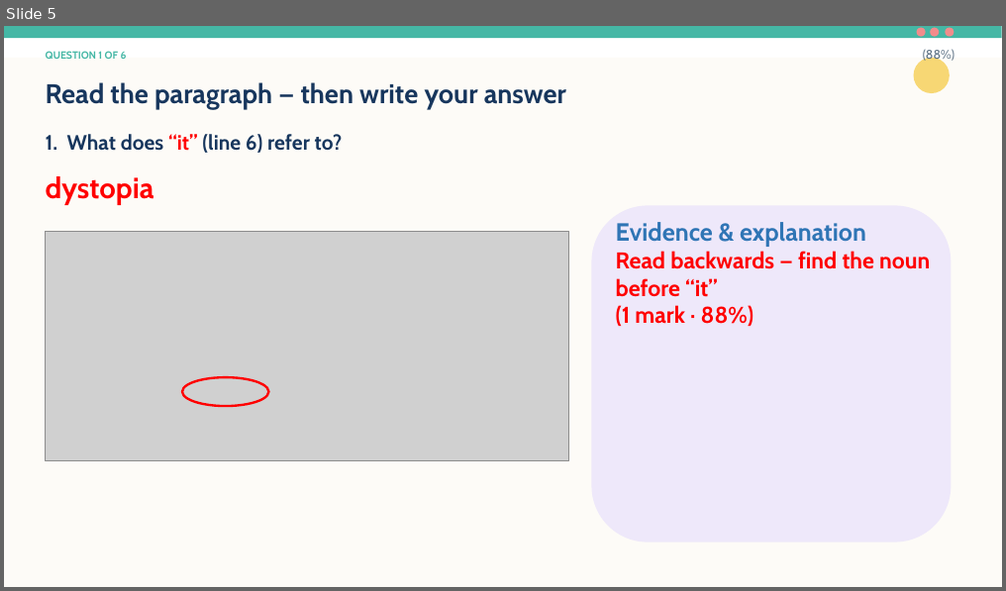
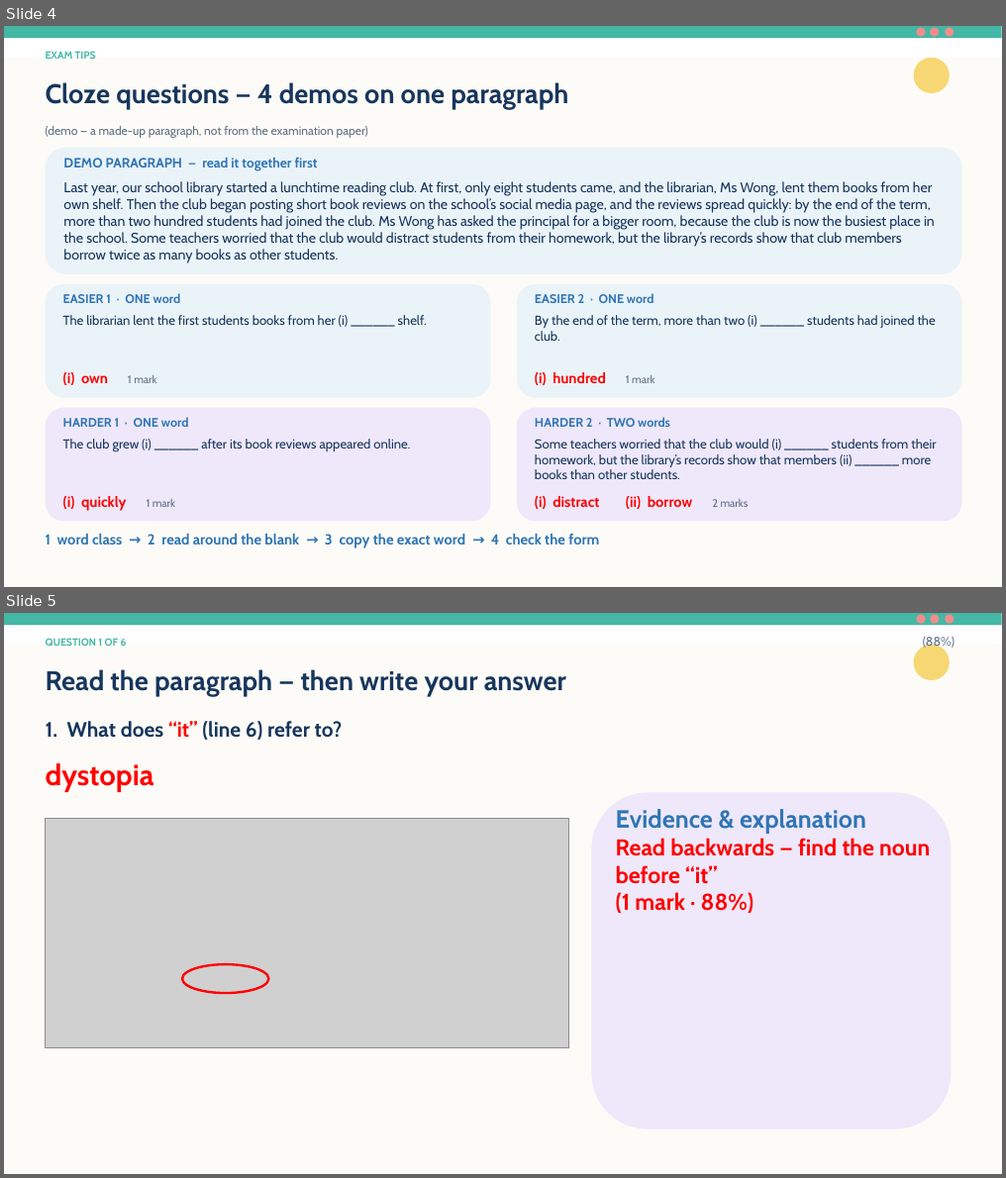
Before and after one commit to flyingbee2026/f6-sp-lesson6, a slide deck: F6_SP_Lesson_6_2013_Part_B2_Cloze_PPT.pptx. Shown one above the other, each under a label of ours: slide 5 before the commit, slides 4 and 5 after it. The pictures are 1006x591 and 1006x1178 pixels, drawn with LibreOffice and Linux fonts; fonts in the diff are those of the drawing; grey boxes stand for pictures. Boxes give left, top, right and bottom in pixels: in the first picture for what was removed or moved away, otherwise in the second. Text is boxed around its words. In the diff, an @@ line names an element or a change of style, - is before the commit and + after.

```diff
--- a/F6_SP_Lesson_6_2013_Part_B2_Cloze_PPT.pptx
+++ b/F6_SP_Lesson_6_2013_Part_B2_Cloze_PPT.pptx
@@ slide 4 added at bbox=[4, 26, 1002, 587], background #FFFFFF @@
@@ rectangle added at bbox=[4, 26, 1002, 38], fill #45B7A5 @@
@@ text added at bbox=[46, 51, 96, 59], 10 pt, text #45B7A5, bold @@
+EXAM TIPS
@@ ellipse added at bbox=[917, 28, 926, 37], fill #F28C8C @@
@@ ellipse added at bbox=[930, 28, 939, 37], fill #F28C8C @@
@@ ellipse added at bbox=[945, 28, 954, 37], fill #F28C8C @@
@@ rectangle added at bbox=[4, 58, 1002, 587], fill #FDFBF7 @@
@@ text added at bbox=[46, 82, 568, 109], 26 pt, text #17365D, bold @@
+Cloze questions — 4 demos on one paragraph
@@ ellipse added at bbox=[914, 58, 949, 93], fill #F7D774 @@
@@ text added at bbox=[46, 126, 368, 138], 11.5 pt, text #5B7083 @@
+(demo — a made-up paragraph, not from the examination paper)
@@ rounded rectangle added at bbox=[46, 148, 962, 274], fill #EAF3F8 @@
@@ text added at bbox=[63, 157, 318, 172], 13 pt, text #2F75B5, bold @@
+DEMO PARAGRAPH — read it together first
@@ text added at bbox=[63, 181, 935, 264], 13.5 pt, text #17365D @@
+Last year, our school library started a lunchtime reading club. At first, only eight students came, and the librarian, Ms Wong, lent them books from her own shelf. Then the club began posting short book reviews on the school’s social media page, and the reviews spread quickly: by the end of the term, more than two hundred students had joined the club. Ms Wong has asked the principal for a bigger room, because the club is now the busiest place in the school. Some teachers worried that the club would distract students from their homework, but the library’s records show that club members borrow twice as many books as other students.
@@ rounded rectangle added at bbox=[46, 284, 491, 398], fill #EAF3F8 @@
@@ rounded rectangle added at bbox=[517, 284, 962, 398], fill #EAF3F8 @@
@@ text added at bbox=[63, 293, 181, 303], 12 pt, text #2F75B5, bold @@
+EASIER 1 · ONE word
@@ text added at bbox=[63, 315, 427, 327], 12.5 pt, text #17365D @@
+The librarian lent the first students books from her (i) ______ shelf.
@@ text added at bbox=[535, 293, 654, 303], 12 pt, text #2F75B5, bold @@
+EASIER 2 · ONE word
@@ text added at bbox=[535, 315, 936, 341], 12.5 pt, text #17365D @@
+By the end of the term, more than two (i) ______ students had joined the club.
@@ text added at bbox=[63, 372, 156, 385], 14 pt, text #FF0000, bold @@
+(i) own 1 mark
@@ text added at bbox=[535, 372, 654, 385], 14 pt, text #FF0000, bold @@
+(i) hundred 1 mark
@@ rounded rectangle added at bbox=[46, 408, 491, 522], fill #EEE8FA @@
@@ rounded rectangle added at bbox=[517, 408, 962, 522], fill #EEE8FA @@
@@ text added at bbox=[63, 417, 189, 427], 12 pt, text #2F75B5, bold @@
+HARDER 1 · ONE word
@@ text added at bbox=[63, 439, 410, 453], 12.5 pt, text #17365D @@
+The club grew (i) ______ after its book reviews appeared online.
@@ text added at bbox=[535, 417, 670, 427], 12 pt, text #2F75B5, bold @@
+HARDER 2 · TWO words
@@ text added at bbox=[535, 439, 936, 479], 12.5 pt, text #17365D @@
+Some teachers worried that the club would (i) ______ students from their homework, but the library’s records show that members (ii) ______ more books than other students.
@@ text added at bbox=[63, 496, 175, 511], 14 pt, text #FF0000, bold @@
+(i) quickly 1 mark
@@ text added at bbox=[535, 496, 748, 509], 14 pt, text #FF0000, bold @@
+(i) distract (ii) borrow 2 marks
@@ text added at bbox=[46, 534, 599, 549], 14 pt, text #2F75B5, bold @@
+1 word class → 2 read around the blank → 3 copy the exact word → 4 check the form
```
Also in this commit, not shown: 1 slide changed, 1 slide removed.
